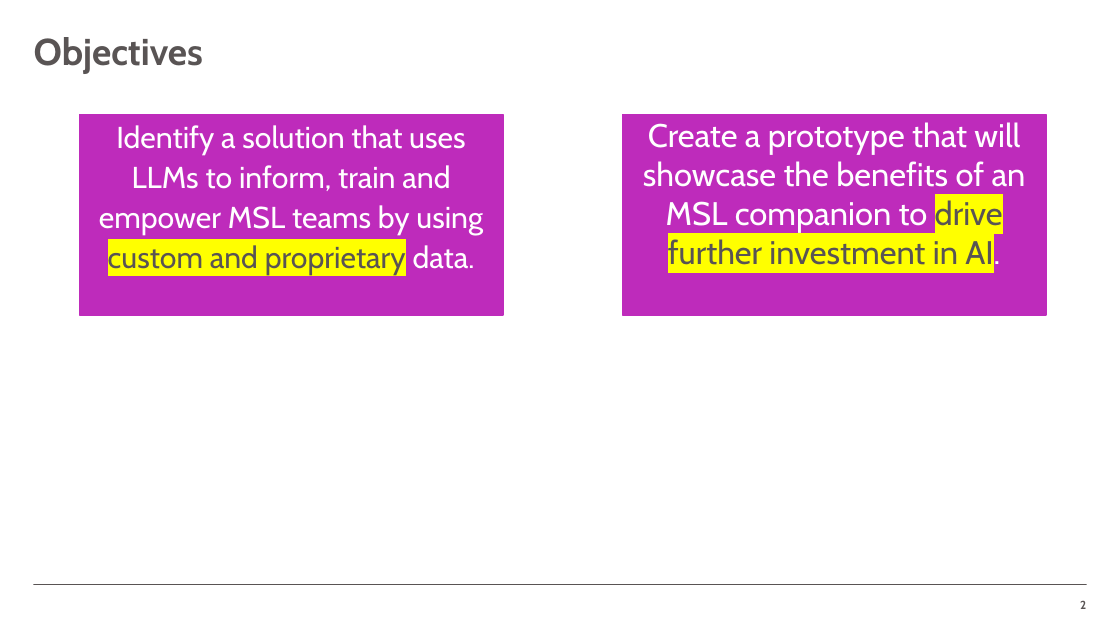
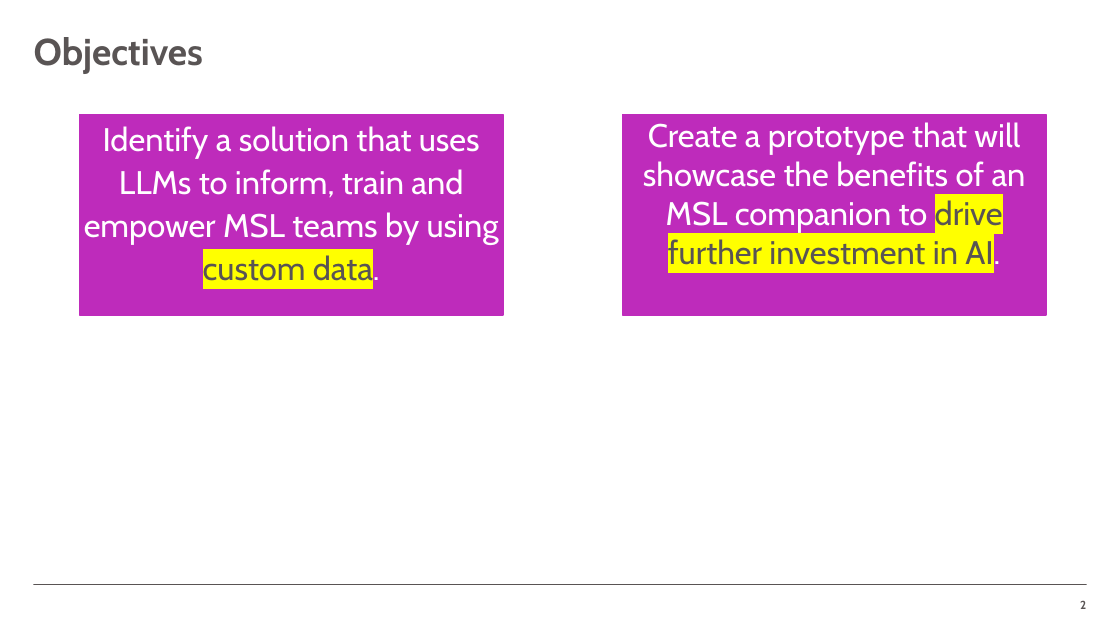
Before and after one commit to jcdlg/document-qa, a slide deck: slide 2 of ppt/msl-companion.pptx. Drawn at 1120x630 pixels with LibreOffice and Linux fonts; fonts in the diff are those of the drawing; background and template pictures are left out. Boxes give left, top, right and bottom in pixels: in the first picture for what was removed or moved away, otherwise in the second. Text is boxed around its words. In the diff, an @@ line names an element or a change of style, - is before the commit and + after.

```diff
--- a/ppt/msl-companion.pptx
+++ b/ppt/msl-companion.pptx
@@ text at box(84, 126, 499, 288): text changed; size 25.9 to 28 pt @@
-Identify a solution that uses LLMs to inform, train and empower MSL teams by using custom and proprietary data.
+Identify a solution that uses LLMs to inform, train and empower MSL teams by using custom data.
```
Also in this commit, not shown: 1 other slide changed, 2 slides added, 3 other files.
